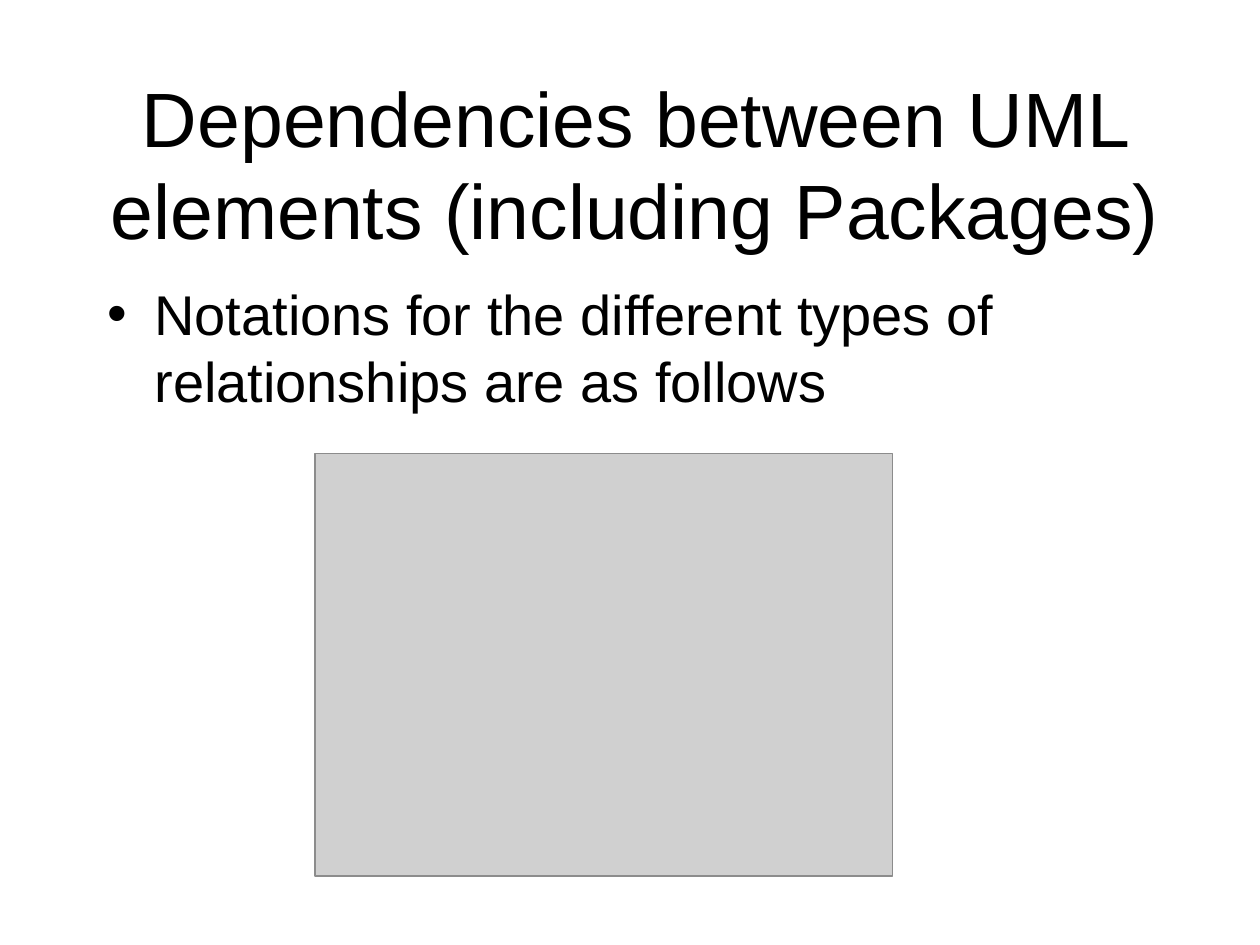
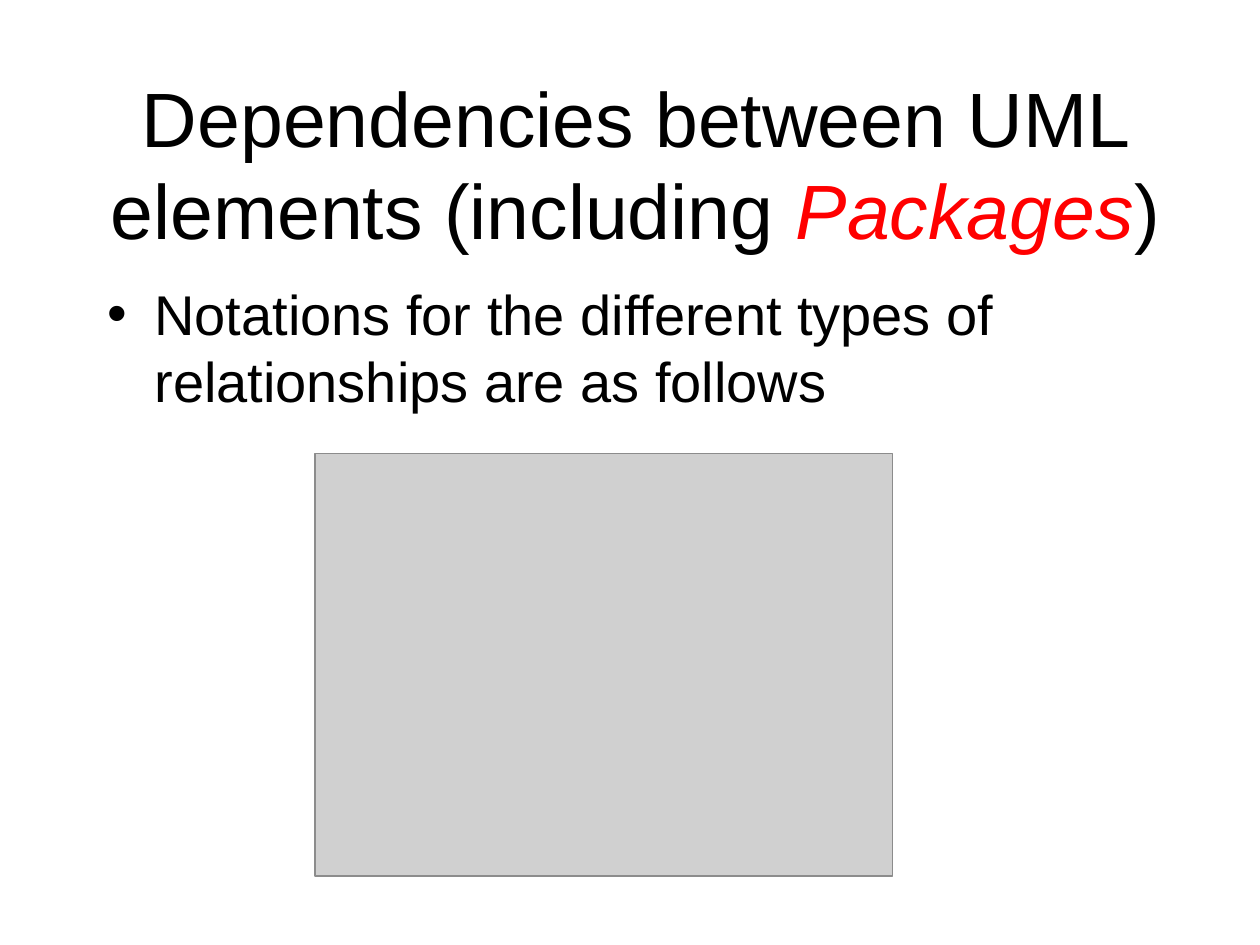
Before and after one commit to octaviordz/zjnu2017.github.io, a slide deck: slide 29 of OOAD/lectures/060--Notation.Part.1.pptx (slide 26 before the commit). Drawn at 1260x945 pixels with LibreOffice and Linux fonts; fonts in the diff are those of the drawing; grey boxes stand for pictures. Boxes give left, top, right and bottom in pixels: in the first picture for what was removed or moved away, otherwise in the second. Text is boxed around its words. In the diff, an @@ line names an element or a change of style, - is before the commit and + after.

```diff
--- a/OOAD/lectures/060--Notation.Part.1.pptx
+++ b/OOAD/lectures/060--Notation.Part.1.pptx
@@ title "Dependencies between UML elements (including ..." at [110, 91, 1160, 254]: text colour #000000 to #FF0000, italic on in "Packages)" @@
```
Also in this commit, not shown: 8 other slides changed, 4 slides added, 1 other file.
